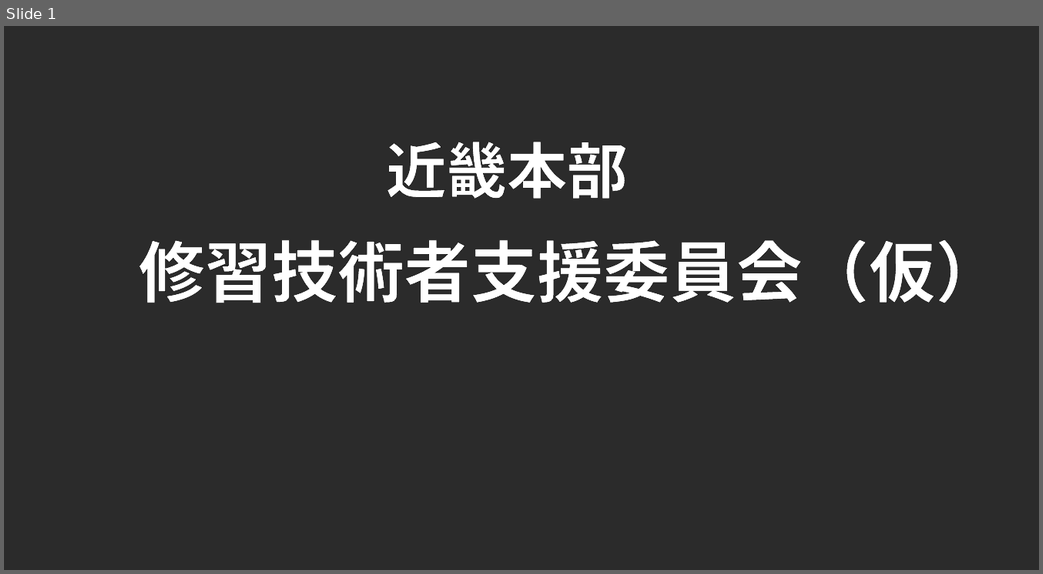
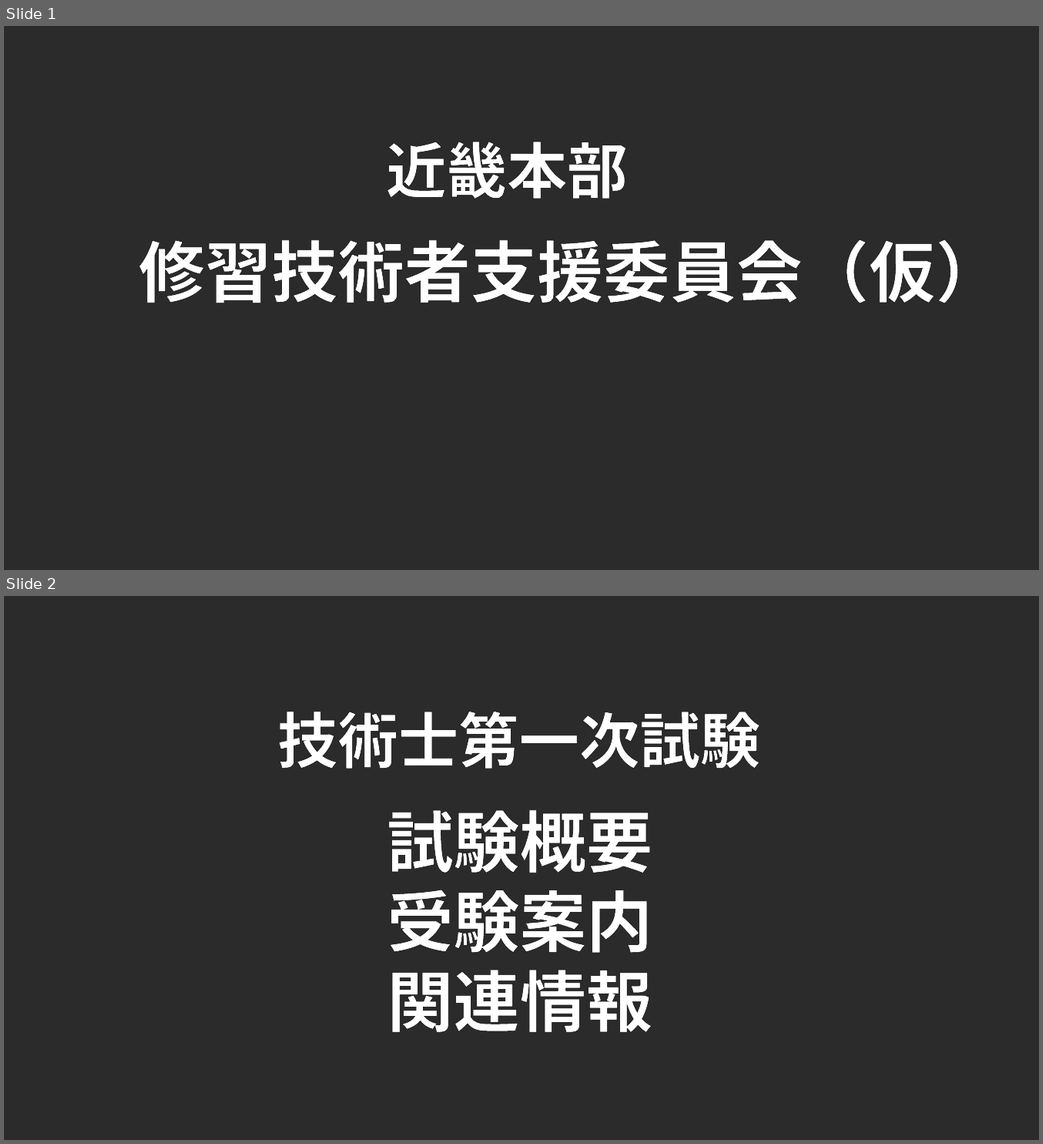
Before and after one commit to haranobu1/haranobu1.github.io, a slide deck: draft/ogp-syuusyuu-kari.pptx. Shown one above the other, each under a label of ours: slide 1 before the commit, slides 1 and 2 after it. The pictures are 1043x574 and 1043x1144 pixels, drawn with LibreOffice and Linux fonts; fonts in the diff are those of the drawing; background and template pictures are left out; a plain dark background stands for a picture behind light text. Boxes give left, top, right and bottom in pixels: in the first picture for what was removed or moved away, otherwise in the second. Text is boxed around its words. In the diff, an @@ line names an element or a change of style, - is before the commit and + after.

```diff
--- a/draft/ogp-syuusyuu-kari.pptx
+++ b/draft/ogp-syuusyuu-kari.pptx
@@ slide 2 added at box(4, 596, 1039, 1140), background picture (left out) @@
@@ text added at box(277, 712, 760, 768), 42 pt, text #FFFFFF, bold @@
+技術士第一次試験
@@ text added at box(387, 810, 652, 1032), 46.2 pt, text #FFFFFF, bold @@
+試験概要
+受験案内
+関連情報
```
Also in this commit, not shown: 2 other files.
